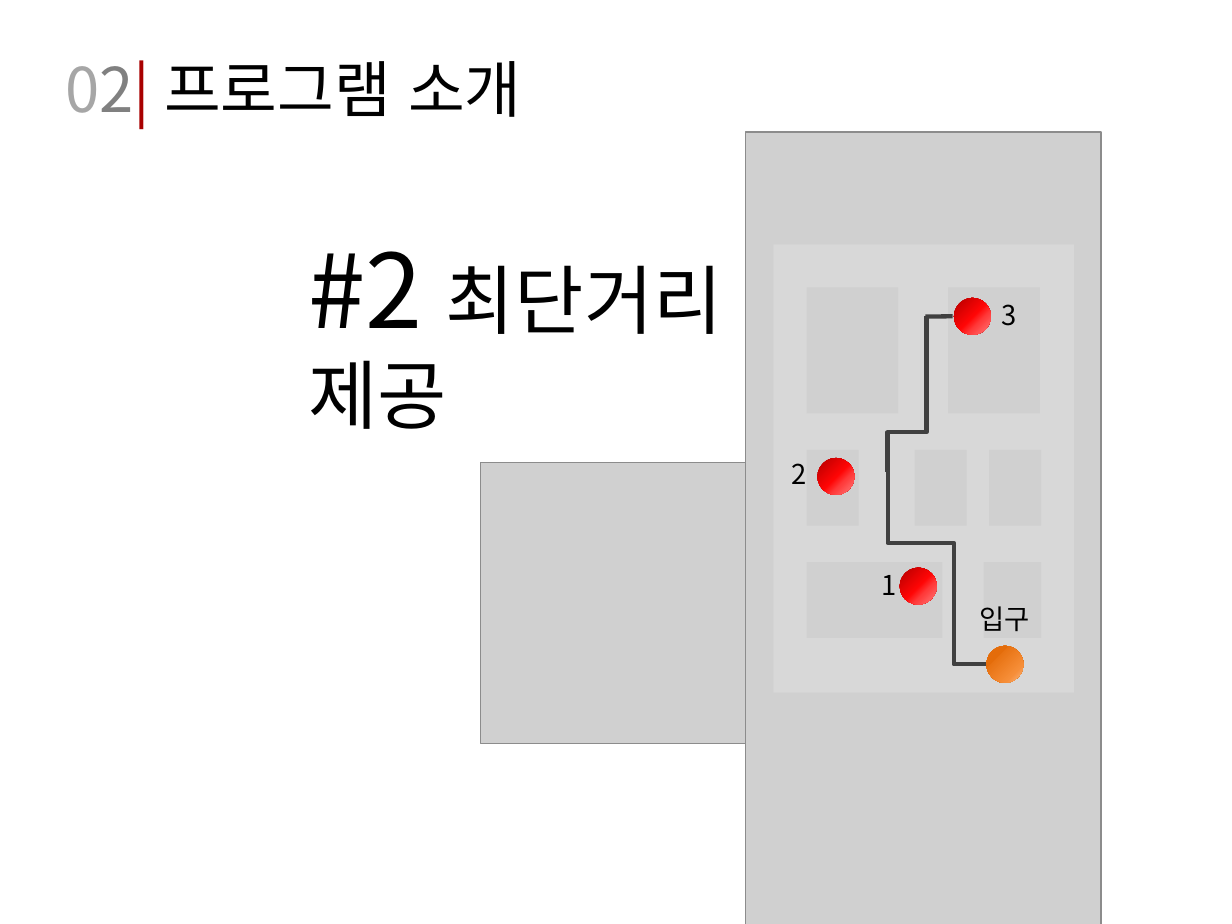
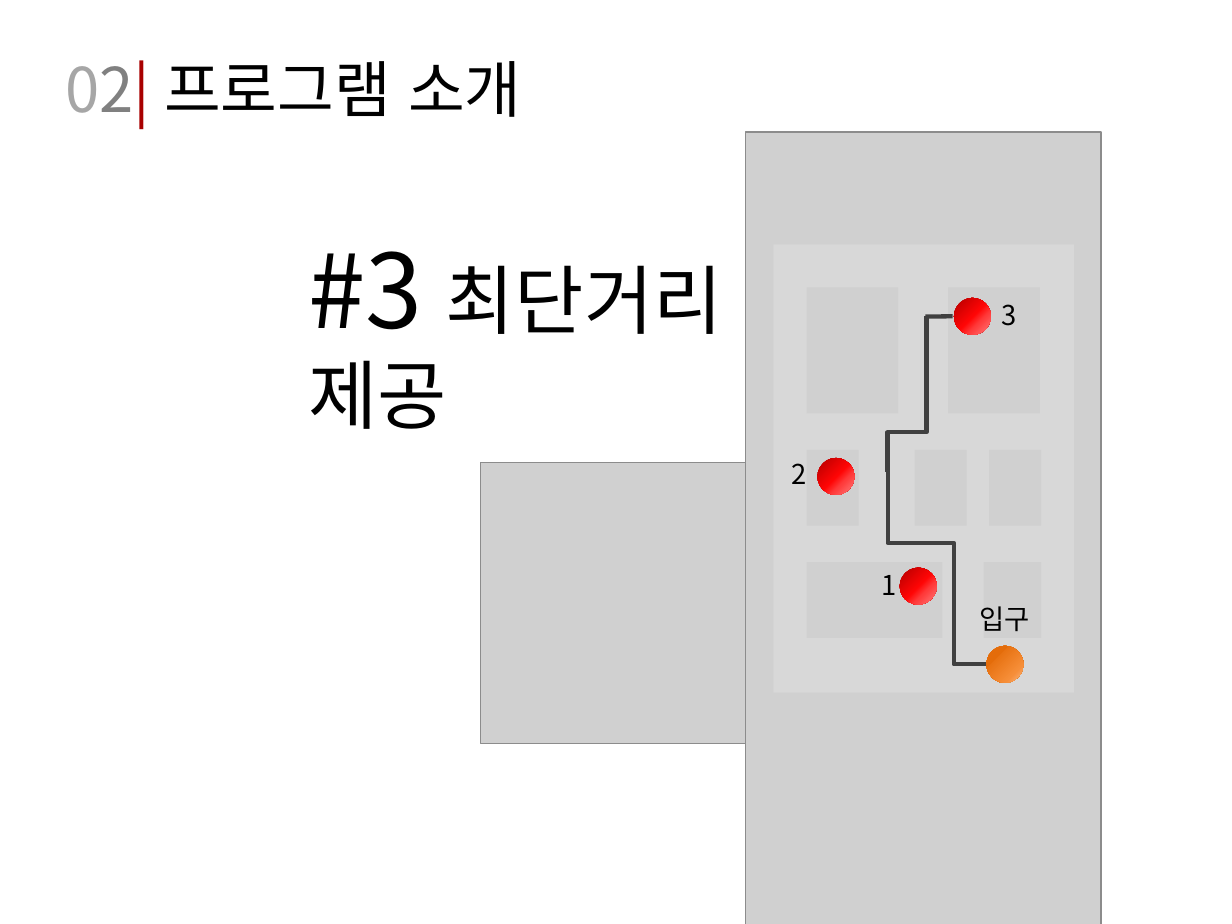
Before and after one commit to Jong-min/Soft_Project, a slide deck: slide 5 of 2016_0316_Presentation/CDP-12_1603016.pptx (slide 4 before the commit). Drawn at 1232x924 pixels with LibreOffice and Linux fonts; fonts in the diff are those of the drawing; grey boxes stand for pictures. Boxes give left, top, right and bottom in pixels: in the first picture for what was removed or moved away, otherwise in the second. Text is boxed around its words. In the diff, an @@ line names an element or a change of style, - is before the commit and + after.

```diff
--- a/2016_0316_Presentation/CDP-12_1603016.pptx
+++ b/2016_0316_Presentation/CDP-12_1603016.pptx
@@ text at (309,251,723,429): text changed @@
-#2 최단거리 제공
+#3 최단거리 제공
```
Also in this commit, not shown: 6 other slides changed, 1 slide added.
